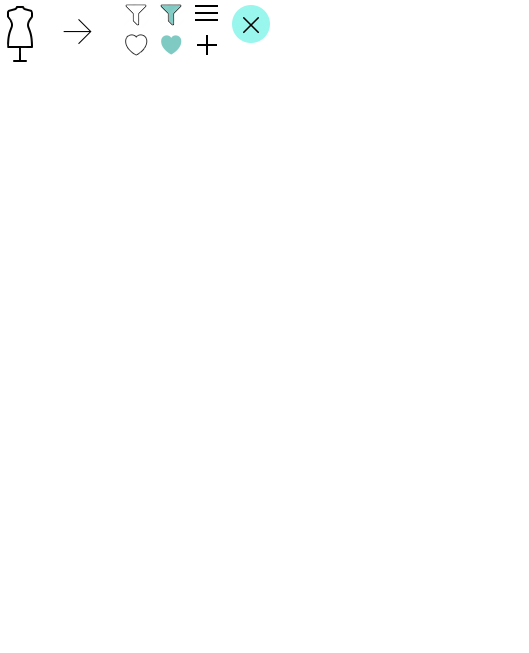
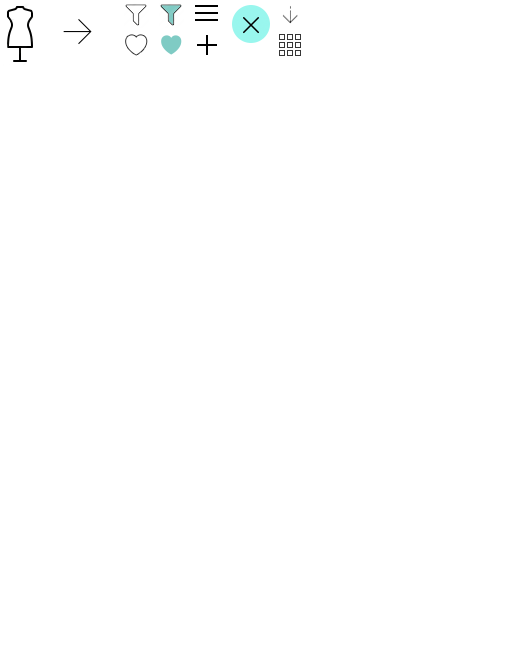
Layer changes from the first (529, 653) image to the second:
added layer "Retângulo 8 copiar 5" above "Camada 15 copiar" over box(279, 34, 301, 56)
added layer "Camada 15 copiar" above "Forma 7 copiar" over box(282, 5, 298, 24)
